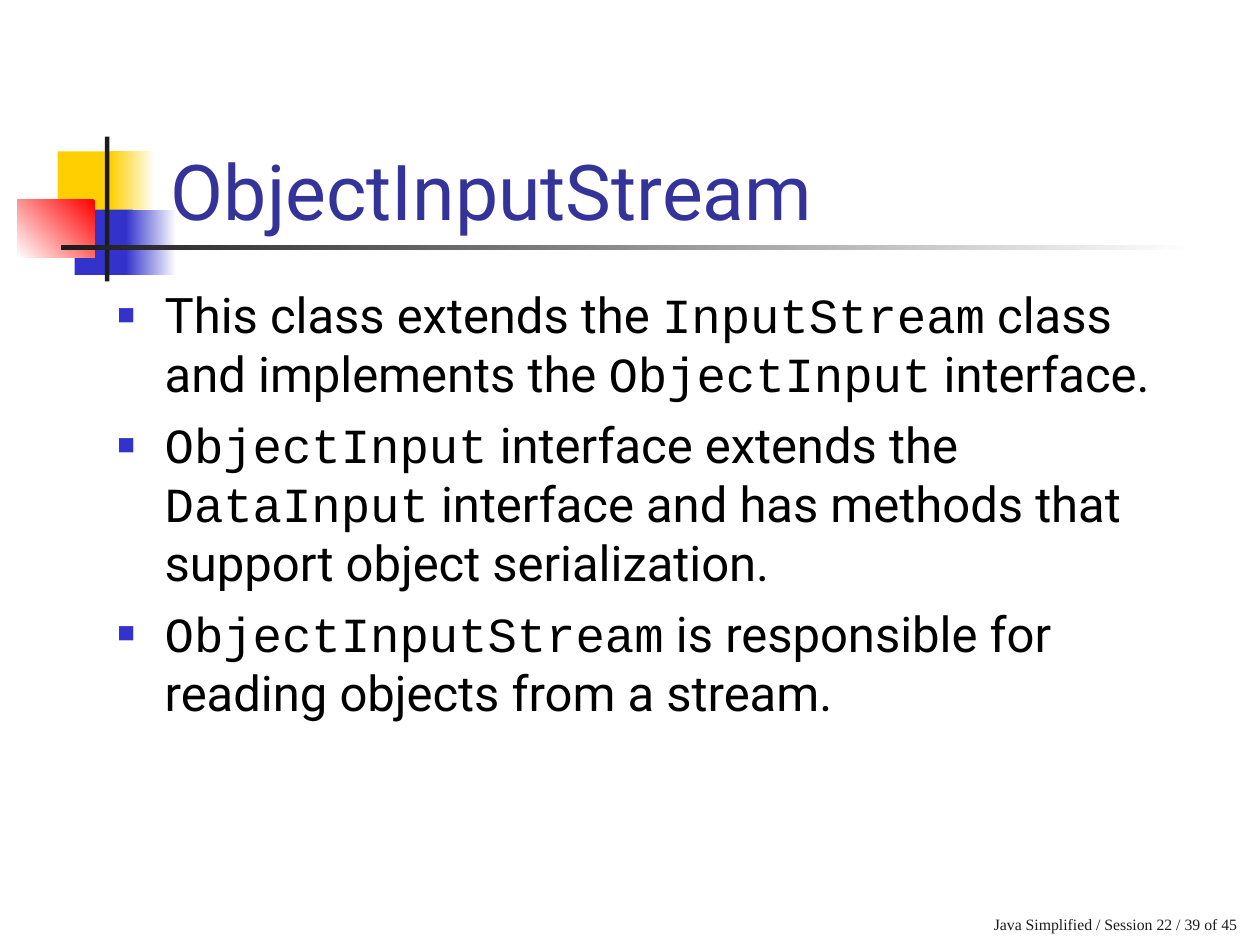
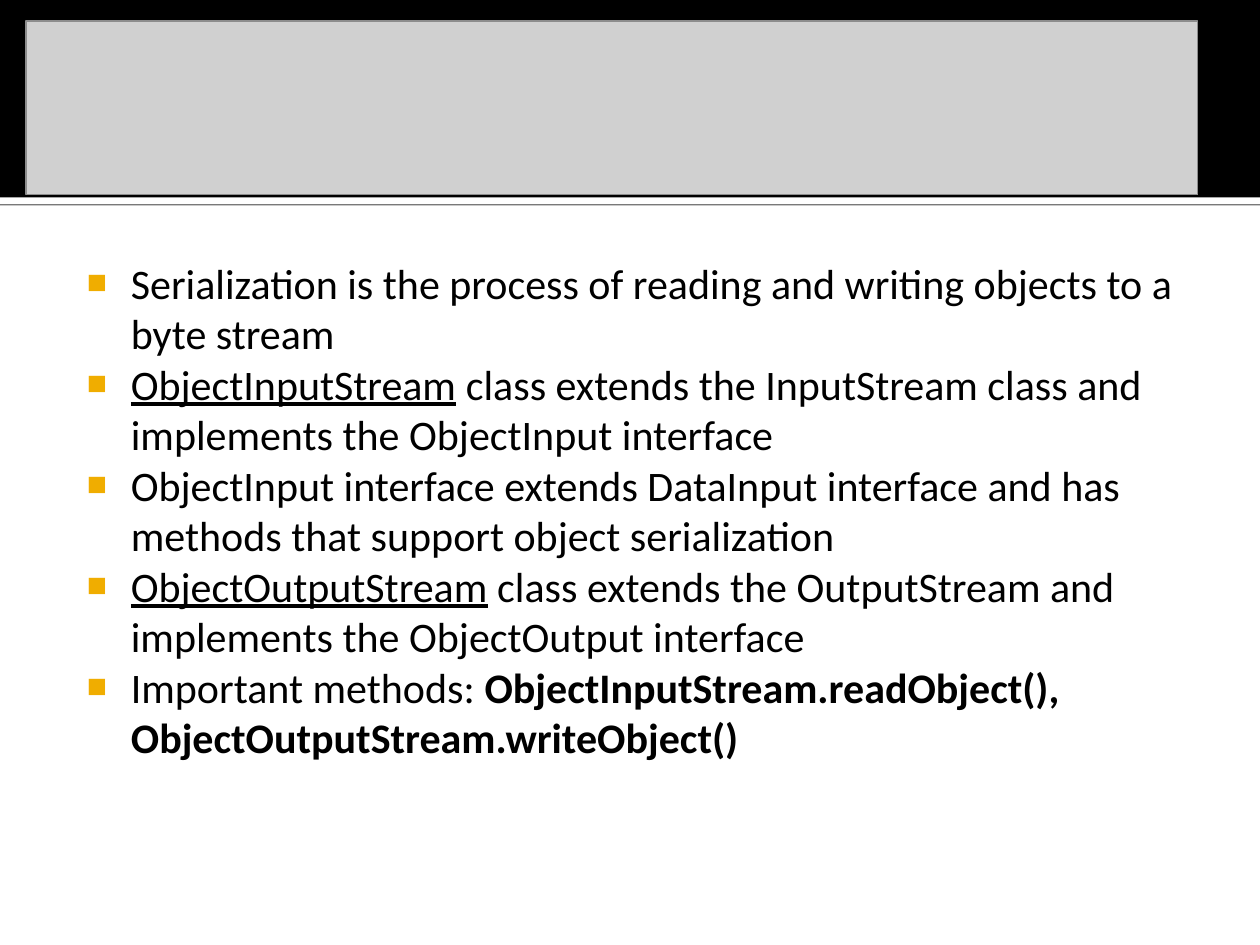
Before and after one commit to ntmanh2112/aptech-sem2-0907e, a slide deck: slide 22 of Lessions/GAJ/Slide/05. IO.ppt (slide 39 before the commit). Drawn at 1260x945 pixels with LibreOffice and Linux fonts; fonts in the diff are those of the drawing; grey boxes stand for pictures. Boxes give left, top, right and bottom in pixels: in the first picture for what was removed or moved away, otherwise in the second. Text is boxed around its words. In the diff, an @@ line names an element or a change of style, - is before the commit and + after.

```diff
--- a/Lessions/GAJ/Slide/05. IO.ppt
+++ b/Lessions/GAJ/Slide/05. IO.ppt
@@ rectangle added at bbox=[0, 0, 1260, 198], fill #000000 @@
@@ picture added at bbox=[26, 21, 1198, 195] @@
@@ rectangle removed at bbox=[105, 136, 108, 281] @@
@@ rectangle removed at bbox=[58, 151, 118, 217] @@
@@ rectangle removed at bbox=[111, 151, 156, 217] @@
@@ title removed at bbox=[171, 162, 812, 237] @@
-ObjectInputStream
@@ rectangle: place and size @@
-rectangle at bbox=[60, 246, 1194, 249]
+rectangle at bbox=[0, 198, 1260, 204]
@@ rectangle at bbox=[0, 198, 1260, 204]: fill gradient #FFFFFF to #1C1C1C to #FFFFFF; shadow on @@
@@ rectangle removed at bbox=[18, 199, 94, 257] @@
@@ rectangle removed at bbox=[74, 209, 132, 275] @@
@@ rectangle removed at bbox=[126, 209, 176, 275] @@
@@ text at bbox=[131, 269, 1172, 760]: text changed; size 28 to 24.1 pt; font Roboto to Calibri @@
-■ This class extends the InputStream class and implements the ObjectInput interface.
-■ ObjectInput interface extends the DataInput interface and has methods that support object serialization.
-■ ObjectInputStream is responsible for reading objects from a stream.
+■ Serialization is the process of reading and writing objects to a byte stream
+■ ObjectInputStream class extends the InputStream class and implements the ObjectInput interface
+■ ObjectInput interface extends DataInput interface and has methods that support object serialization
+■ ObjectOutputStream class extends the OutputStream and implements the ObjectOutput interface
+■ Important methods: ObjectInputStream.readObject(), ObjectOutputStream.writeObject()
@@ text removed at bbox=[994, 919, 1237, 933] @@
-Java Simplified / Session 22 / 39 of 45
```
Also in this commit, not shown: 1 other slide changed, 24 slides added, 43 slides removed, 17 other files.
